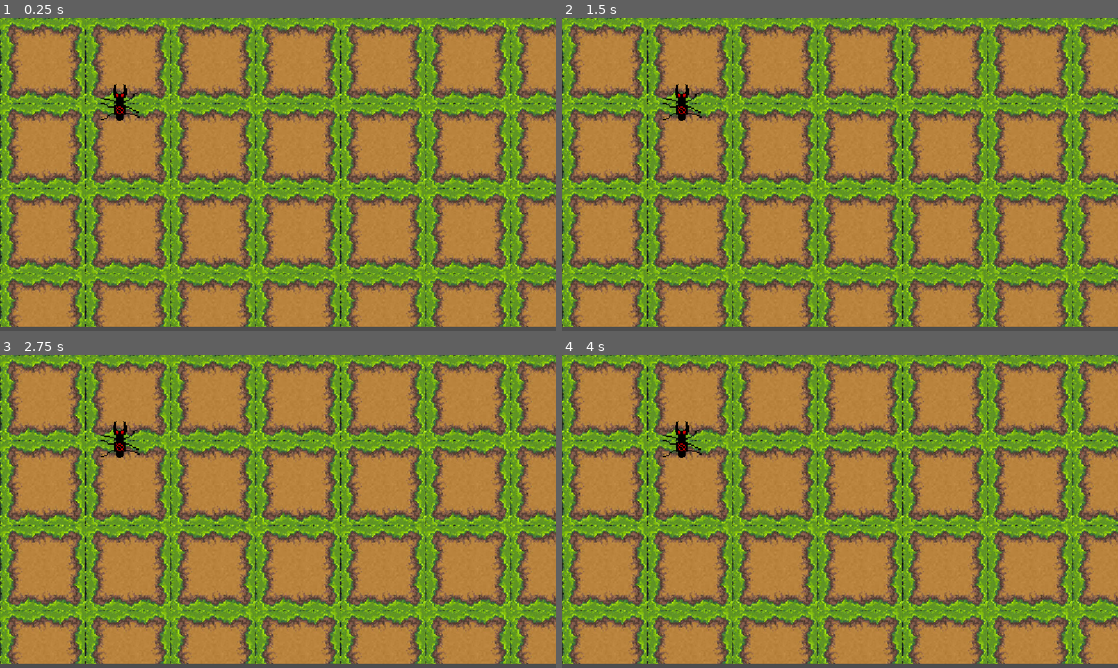
Above: before the commit, frames 1-4 (two rows, left to right).
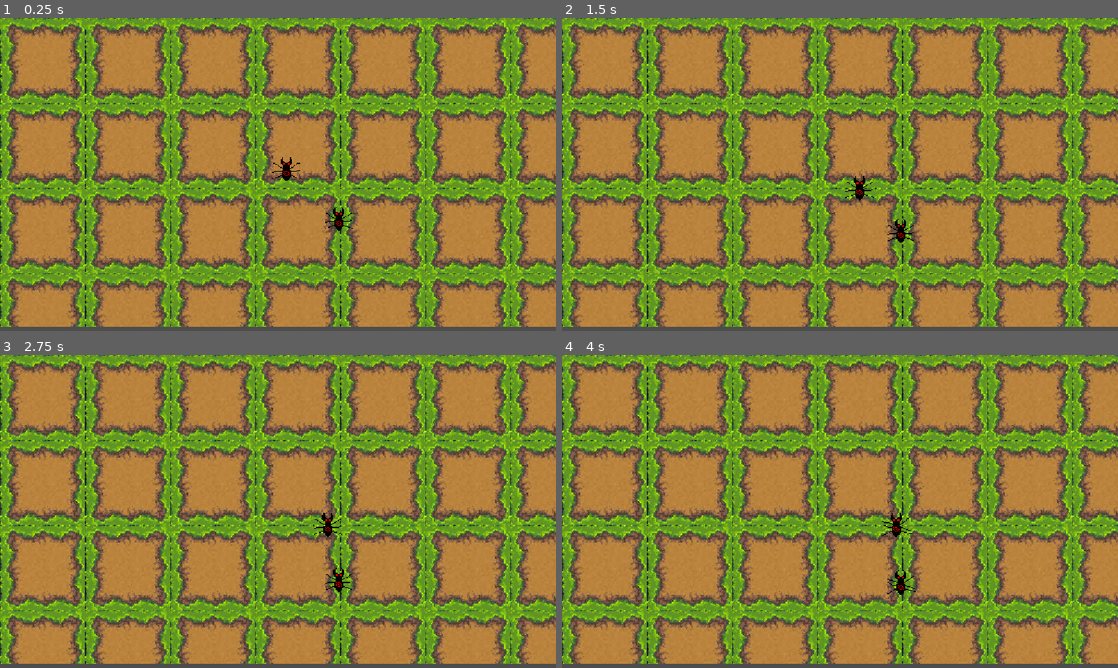
Above: after the commit, the same moments.

Repository: vladydad/Invasion_godot
Game: Godot game, scene res://NPC.tscn
Same seed, same stepped clock (60 frames per second), same inputs: the game is played once before the commit and once after it.
Inputs:
- Up to frame 1 (0.25 s): no input
- Up to frame 2 (1.5 s): tap Enter (ui_accept) at 0.5, 0.6, 0.77, 1.07, 1.35 s; hold Right (ui_right) from 0.53 s (still down)
- Up to frame 3 (2.75 s): tap Enter (ui_accept) at 1.52, 1.82, 2.1 s; release Right (ui_right) at 2.03 s; hold Left (ui_left) from 2.03 s (still down)
- Up to frame 4 (4 s): release Left (ui_left) at 2.78 s; hold Right (ui_right) from 2.78 s (still down); tap Enter (ui_accept) at 2.85, 3.02, 3.32, 3.6, 3.77 s

The runs differ from the first frame. In frame 1, 0.5% of the frame differs, in the area x 18-64%, y 21-68%; in frame 2, 0.5%; in frame 3, 0.5%; in frame 4, 0.5%, in the area x 18-64%, y 21-77%.
Error before the commit: Parse Error: Expected statement, found "else" instead. (res://NPCCCC.gd:29)

Commit message:
aa

Diff:
--- a/invasion/NPC.tscn
+++ b/invasion/NPC.tscn
@@ -1,15 +1,15 @@
 [gd_scene format=4 uid="uid://dwtms15a568aa"]
 
 [ext_resource type="Texture2D" uid="uid://b4wb86fk5ps7w" path="res://images (1).jpg" id="1_twre2"]
-[ext_resource type="Script" uid="uid://cycqonlxmetov" path="res://scene_npc_.gd" id="1_u1jv5"]
 [ext_resource type="Texture2D" uid="uid://es731ct6y7v1" path="res://basic Alien spritesheet.png" id="2_tciug"]
+[ext_resource type="Script" uid="uid://crw5thdd2brw3" path="res://NPCC.gd" id="4_bksm8"]
 [ext_resource type="Script" uid="uid://b713226qq8156" path="res://NPCCCC.gd" id="4_tciug"]
 
-[sub_resource type="AtlasTexture" id="AtlasTexture_bksm8"]
+[sub_resource type="AtlasTexture" id="AtlasTexture_6sao2"]
 atlas = ExtResource("2_tciug")
 region = Rect2(0, 0, 640, 960)
 
-[sub_resource type="AtlasTexture" id="AtlasTexture_jc52h"]
+[sub_resource type="AtlasTexture" id="AtlasTexture_r5vbj"]
 atlas = ExtResource("2_tciug")
 region = Rect2(640, 0, 640, 960)
 
@@ -43,13 +43,13 @@
 "texture": SubResource("AtlasTexture_tciug")
 }, {
 "duration": 1.0,
-"texture": SubResource("AtlasTexture_6sao2")
+"texture": SubResource("AtlasTexture_bksm8")
 }, {
 "duration": 1.0,
-"texture": SubResource("AtlasTexture_r5vbj")
+"texture": SubResource("AtlasTexture_jc52h")
 }],
 "loop": 1,
-"name": &"MOVE",
+"name": &"WALK",
 "speed": 5.0
 }]
 
@@ -912,25 +912,38 @@
 
 [node name="Node" type="Node" unique_id=1893796967]
 
-[node name="NPC" type="CharacterBody2D" parent="." unique_id=324112734]
+[node name="NPC1" type="CharacterBody2D" parent="." unique_id=324112734]
 script = ExtResource("4_tciug")
 
-[node name="AnimatedSprite2D" type="AnimatedSprite2D" parent="NPC" unique_id=543553903]
+[node name="AnimatedSprite2D" type="AnimatedSprite2D" parent="NPC1" unique_id=543553903]
 z_index = 1
 z_as_relative = false
-position = Vector2(248.49998, 170.25)
-scale = Vector2(0.15156247, 0.12864584)
+position = Vector2(592.62506, 297)
+scale = Vector2(0.11367172, 0.08333331)
 sprite_frames = SubResource("SpriteFrames_ial2q")
-animation = &"MOVE"
-
-[node name="Timer" type="Timer" parent="NPC" unique_id=676454954]
-
-[node name="Area2D" type="Area2D" parent="NPC" unique_id=1296084405]
+animation = &"IDLE"
+
+[node name="Timer" type="Timer" parent="NPC1" unique_id=676454954]
+
+[node name="Area2D" type="Area2D" parent="NPC1" unique_id=1296084405]
 scale = Vector2(1, 0.99999994)
 
 [node name="TileMapLayer" type="TileMapLayer" parent="." unique_id=1041735335]
 tile_map_data = PackedByteArray("AAAAAAAAAAABAAEAAAAAAAEAAAABAAIAAAAAAAIAAAABAAMAAAAAAAMAAAABAAQAAAAAAAQAAAABAAUAAAAAAA …(46000 unchanged characters)…
 tile_set = SubResource("TileSet_1ss65")
 
-[node name="player" type="CharacterBody2D" parent="." unique_id=1678790473]
-script = ExtResource("1_u1jv5")
+[node name="NPC2" type="CharacterBody2D" parent="." unique_id=555378700]
+script = ExtResource("4_bksm8")
+
+[node name="AnimatedSprite2D" type="AnimatedSprite2D" parent="NPC2" unique_id=1199714741]
+z_index = 1
+z_as_relative = false
+position = Vector2(702, 408)
+scale = Vector2(0.11367172, 0.08333331)
+sprite_frames = SubResource("SpriteFrames_ial2q")
+animation = &"IDLE"
+
+[node name="Timer" type="Timer" parent="NPC2" unique_id=572229030]
+
+[node name="Area2D" type="Area2D" parent="NPC2" unique_id=819101344]
+scale = Vector2(1, 0.99999994)
--- /dev/null
+++ b/invasion/NPCC.gd
@@ -0,0 +1,42 @@
+extends CharacterBody2D
+
+var speed = 20
+var direction = Vector2.RIGHT
+var stopped = false
+
+var min_x = 30
+var max_x = 40
+var min_y = 100
+var max_y = 50
+
+@onready var anim = $AnimatedSprite2D
+
+func _ready():
+	while true:
+		stopped = false
+		direction = [Vector2.RIGHT, Vector2.LEFT, Vector2.UP, Vector2.DOWN].pick_random()
+		await get_tree().create_timer(3).timeout
+		stopped = true
+		await get_tree().create_timer(2).timeout
+
+func _physics_process(delta):
+	if stopped:
+		velocity = Vector2.ZERO
+		anim.play("IDLE")
+	else:
+		velocity = direction * speed
+		anim.play("WALK")
+
+	move_and_slide()
+
+	if position.x > max_x:
+		direction = Vector2.LEFT
+
+	if position.x < min_x:
+		direction = Vector2.RIGHT
+
+	if position.y > max_y:
+		direction = Vector2.UP
+
+	if position.y < min_y:
+		direction = Vector2.DOWN
--- a/invasion/NPCCCC.gd
+++ b/invasion/NPCCCC.gd
@@ -1,56 +1,42 @@
-const speed = 30.0
+extends CharacterBody2D
 
-enum {
-	IDLE,
-	NEW_DIR,
-	MOVE
-}
+var speed = 50
+var direction = Vector2.RIGHT
+var stopped = false
 
-var current_state = MOVE
-var dir = Vector2.RIGHT
+var min_x = 50
+var max_x = 300
+var min_y = 50
+var max_y = 250
 
-var is_romaing = true
-var is_chatting = false
-
-var player
-var player_in_chat_zone = false
+@onready var anim = $AnimatedSprite2D
 
 func _ready():
-	randomize()
-	$Timer.start()
+	while true:
+		stopped = false
+		direction = [Vector2.RIGHT, Vector2.LEFT, Vector2.UP, Vector2.DOWN].pick_random()
+		await get_tree().create_timer(3).timeout
+		stopped = true
+		await get_tree().create_timer(2).timeout
 
 func _physics_process(delta):
-	if is_romaing and not is_chatting:
-		if current_state == MOVE:
-			velocity = dir * speed
-			move_and_slide()
-		else:
-			velocity = Vector2.ZERO
-			else:
-			velocity = Vector2.ZERO
+	if stopped:
+		velocity = Vector2.ZERO
+		anim.play("IDLE")
+	else:
+		velocity = direction * speed
+		anim.play("WALK")
 
-			if current_state == IDLE:
-		$AnimatedSprite2D2.play("IDLE")
-			elif current_state == NEW_DIR:
-		dir = [Vector2.RIGHT, Vector2.LEFT].pick_random()
-		current_state = MOVE
-			elif current_state == MOVE and not is_chatting:
-			$AnimatedSprite2D2.play("TALK")
+	move_and_slide()
 
-		func choose(array):
-		array.shuffle()
-		return array.front()
+	if position.x > max_x:
+		direction = Vector2.LEFT
 
-func _on_timer_timeout():
-	current_state = choose([IDLE, NEW_DIR, MOVE])
-	$Timer.wait_time = choose([0.5, 1.0, 1.5])
-	$Timer.start()
+	if position.x < min_x:
+		direction = Vector2.RIGHT
 
-func _on_area_2d_body_entered(body: Node2D) -> void:
-	if body.has_method("player"):
-		player = body
-		player_in_chat_zone = true
+	if position.y > max_y:
+		direction = Vector2.UP
 
-func _on_area_2d_body_exited(body: Node2D) -> void:
-	if body == player:
-		player_in_chat_zone = false
+	if position.y < min_y:
+		direction = Vector2.DOWN
--- a/invasion/scene_npc_.gd
+++ /dev/null
@@ -1,25 +0,0 @@
-extends CharacterBody2D
-
-
-const SPEED = 300.0
-const JUMP_VELOCITY = -400.0
-
-
-func _physics_process(delta: float) -> void:
-	# Add the gravity.
-	if not is_on_floor():
-		velocity += get_gravity() * delta
-
-	# Handle jump.
-	if Input.is_action_just_pressed("ui_accept") and is_on_floor():
-		velocity.y = JUMP_VELOCITY
-
-	# Get the input direction and handle the movement/deceleration.
-	# As good practice, you should replace UI actions with custom gameplay actions.
-	var direction := Input.get_axis("ui_left", "ui_right")
-	if direction:
-		velocity.x = direction * SPEED
-	else:
-		velocity.x = move_toward(velocity.x, 0, SPEED)
-
-	move_and_slide()
Not shown: 2 places in invasion/NPC.tscn that only renumber resources
Not shown, added: invasion/NPCC.gd.uid
Not shown, removed: invasion/scene_npc_.gd.uid
